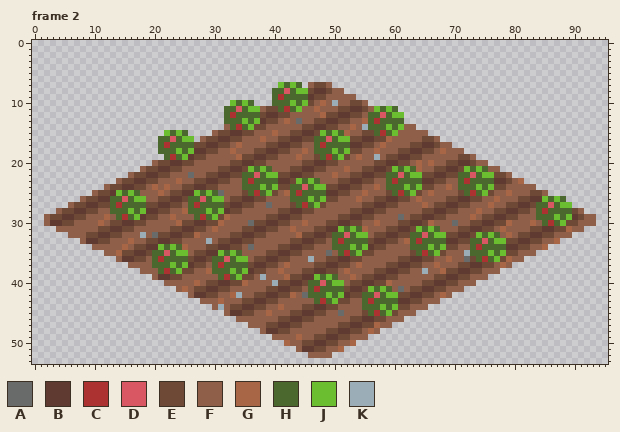
A pixel-art file gets an edit: Pixel Art/Buildings/Farm.ase. The picture above was drawn from the file before the commit.
96x54 pixels, 3 frames. Colours within 5 levels of each other are drawn and written as one. Shown: frame 2. The commit also changed other frames, which this record leaves out.
Palette (. is transparent): A #696a6a  B #5e3a30  C #ac3232  D #d95763  E #6e4a36  F #8f5f4a  G #a86647  H #4b692f  J #6abe30  K #9badb7
The same view after the edit:
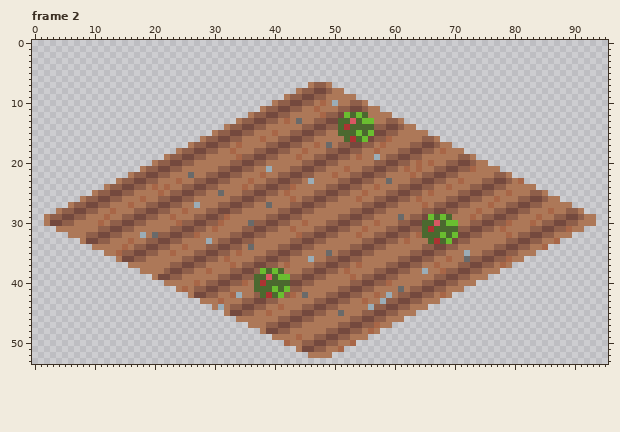
From the commit log: Changed lighting of farms
Difference:
colour B: #5e3a30 -> #74493e
colour E: #6e4a36 -> #8f5f4a
colour F: #8f5f4a -> #ad7858
Changed rows in their new state; - is a pixel that keeps its letter.
Frame 2, layer "Crops":
first column x 13:
 7 ----------------------------....---------------------------------------------
 8 ---------------------------....FE--------------------------------------------
 9 ---------------------------..FEEB--------------------------------------------
10 --------------------....---FEEBBE--------------------------------------------
11 -------------------......---BBEE------------F...-----------------------------
12 -------------------....FE--------------JHJHFFFF..----------------------------
13 -------------------..FEEB-------------HHDHJJFFEEF----------------------------
14 --------------------EEBB--------------HCHHH-EEBBE----------------------------
15 ---------....----------------------EFF-HHJHJBBEE-----------------------------
16 --------......--------------------FFFFFHCHJ----------------------------------
17 --------.....F--------------------GFAFEE-------------------------------------
18 --------...FEE--------------------FFEEBB-------------------------------------
19 ---------FEEB----------------------EBBE--------------------------------------
21 -----------------------EFFK--------------------EFGF--------EGFF--------------
22 ----------------------FFFGFF------------------FFFFGF------FFFFFF-------------
23 ----------------------FGFFEE---EFKF-----------AFFFEE------GFFFEE-------------
24 ----------------------GFEEBB--GFFFFF----------FFEEBB------FFEEBB-------------
25 -BEEF---------EEFF-----EBBE---FFFFEE-----------EBBE--------EBBE--------------
26 EEFFFG-------EFFFFF-----------GFEEBB------------------------------------EFF.-
27 FFFGFF-------FKFFFE------------EBBE------------------------------------EFFFFF
28 GFFFEE-------FFFEEB----------------------------------------------------FFGFFE
29 -FEEB---------EEBB-----------------------------------JHJH--------------GFFEEB
30 ----------------------------------------------------HHDHJJ--------------EEBB-
31 --------------------------------------EEFF---------E-C-HHH-------------------
32 -------------------------------------EFFFGF-------FGH-H-HJ---EFFF------------
33 -------------------------------------FFFFFE-------FFF-C-J---FFFFFF-----------
34 --------EEFF-------------------------FFFEEB-------FFEEBB----FFFFEE-----------
35 -------EFFGFF-----EEFG----------------EEBB---------EBBE-----FFEEBB-----------
36 -------FFFFFE----EFGFFF--------------------------------------EBBE------------
37 -------FFFEEB----FFFGFE------------------------------------------------------
38 --------FEBB-----FFFEEB--JHJH------------------------------------------------
39 ------------------EEBB--HHDHJJ----EEFF---------------------------------------
40 ------------------------HCHHHH---EFFFFF--------------------------------------
41 ------------------------HHHJHJ---FFFFFE----EFFF------------------------------
42 -------------------------HCHJ----FFFEEB---FFGFKF-----------------------------
43 ----------------------------------EEBB----GFFKEE-----------------------------
44 ------------------------------------------FKEEBB-----------------------------
45 -------------------------------------------EBBE------------------------------
Boxes around the changes in both pictures, in picture pixels (x1, y1, x2, y2):
changed: (44, 82, 596, 358)
